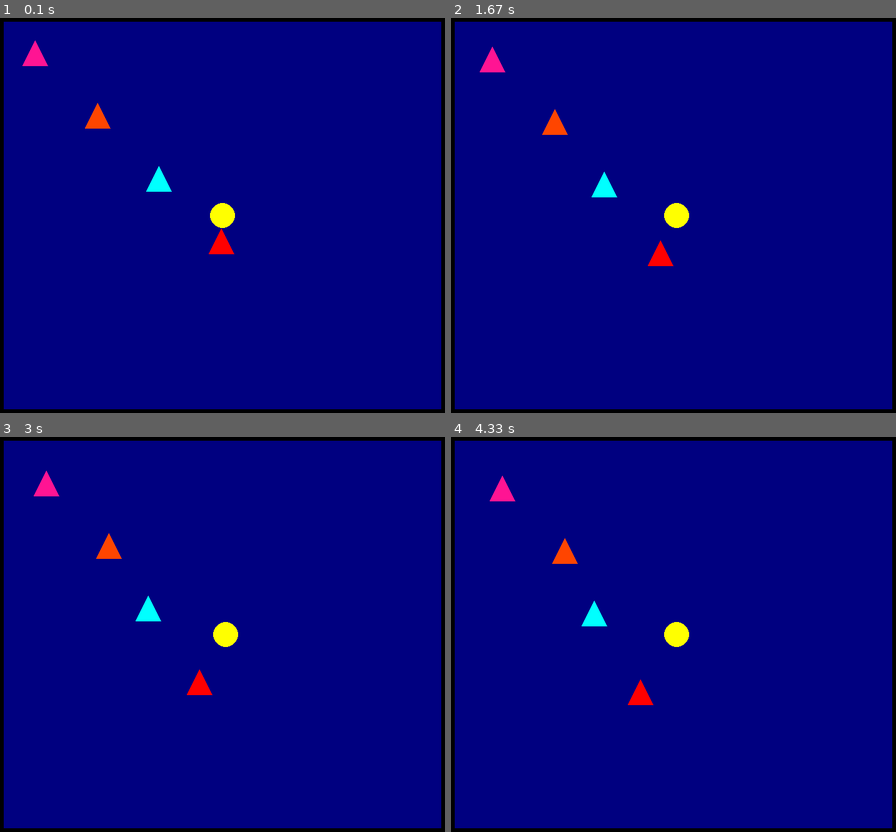
Above: before the commit, frames 1-4 (two rows, left to right).
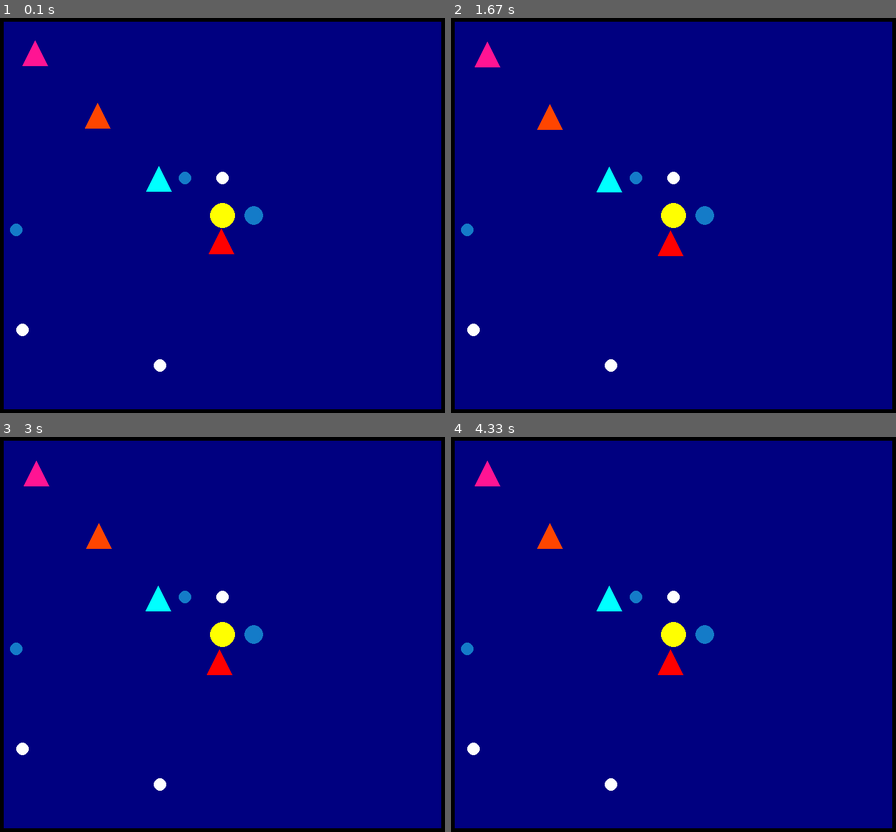
Above: after the commit, the same moments.

Repository: deinol18/pacmanJeff
Game: pygame game, started from prueba 2.py
Same seed, same stepped clock (60 frames per second), same inputs: the game is played once before the commit and once after it.
Inputs:
- Up to frame 1 (0.1 s): no input
- Up to frame 2 (1.67 s): hold M 0.33-0.8 s; hold Right 0.33-0.8 s
- Up to frame 3 (3 s): no input
- Up to frame 4 (4.33 s): no input

The runs differ from the first frame. In frame 1, 0.5% of the frame differs, in the area x 2-60%, y 38-90%; in frame 2, 1.5%; in frame 3, 1.9%; in frame 4, 2.1%, in the area x 2-60%, y 6-90%.

Commit message:
colisiones fantasmas, comidas, poder eliminar fantasmas, mapeo matriz

Diff:
--- a/prueba 2.py
+++ b/prueba 2.py
@@ -1,11 +1,19 @@
 import pygame
 import random
+import math
 
 ANCHO_VENTANA = 800
 ALTO_VENTANA = 720
 
+objetos_negros = [(0, 0, 800, 50), (0, 670, 800, 50), (0, 0, 50, 720), (750, 0, 50, 720)]
+
+
+
+bola = None
+
+
 pygame.init()
-matriz = [[0] * 36 for _ in range(40)]
+matriz = [[0] * 40 for _ in range(36)]
 
 class Bola:
     def __init__(self, ventana, x, y, radio, velocidad):
@@ -14,9 +22,11 @@
         self.y = ALTO_VENTANA // 2
         self.radio = radio
         self.velocidad = velocidad
-
+        self.gameover = False
+        self.comiendo = False
 
     def mover(self, teclas, objetos_negros):
+        global pastillas, fantasmas
         x_siguiente = self.x
         y_siguiente = self.y
 
@@ -33,6 +43,39 @@
             if self.colisiona_con_objeto(x_siguiente, y_siguiente, objeto):
                 return
 
+        fantasmas_muertos = []
+
+        for i , fantasma in enumerate(fantasmas):
+            if not bola.comiendo:
+                if self.colisiona_con_objeto(x_siguiente, y_siguiente, (fantasma.x, fantasma.y, 10, 10,)):
+                    self.gameover = True
+            else:
+                if self.colisiona_con_objeto(x_siguiente, y_siguiente, (fantasma.x, fantasma.y, 10, 10,)):
+                    fantasmas_muertos.append(i)
+
+        fantasmas_vivos = []
+
+        for i , fantasma in enumerate(fantasmas):
+            if not i in fantasmas_muertos:
+                fantasmas_vivos.append(fantasma)
+
+        fantasmas = fantasmas_vivos
+
+        pastillas_aborrar = []
+
+        for i , pastilla in enumerate(pastillas):
+            if self.colisiona_con_objeto(x_siguiente, y_siguiente, (pastilla.x, pastilla.y, 20, 20,)):
+                self.comiendo = True
+                pastillas_aborrar.append(i)
+
+        pastillas_sobro = []
+
+        for i , pastilla in enumerate(pastillas):
+            if not i in pastillas_aborrar:
+                pastillas_sobro.append(pastilla)
+
+        pastillas = pastillas_sobro
+
         self.x = x_siguiente
         self.y = y_siguiente
 
@@ -56,9 +99,24 @@
         self.color = color
 
 
+    def colisiona_con_objeto(self, x, y, objeto):
+        return (
+            x + 20 > objeto[0] and
+            x - 20 < objeto[0] + objeto[2] and
+            y + 20 > objeto[1] and
+            y - 20 < objeto[1] + objeto[3])
+
     def mover_continuamente(self):
-        self.x += self.direccion_x * self.velocidad
-        self.y += self.direccion_y * self.velocidad
+
+        x_siguiente = self.x + self.direccion_x * self.velocidad
+        y_siguiente = self.y + self.direccion_y * self.velocidad
+        for objeto in objetos_negros:
+            if self.colisiona_con_objeto(x_siguiente, y_siguiente, objeto):
+                self.direccion_x, self.direccion_y = random.choice([-1, 1]), random.choice([-1, 1])
+                return
+
+        self.x = x_siguiente
+        self.y = y_siguiente
 
         if self.x < 0 or self.x > self.ANCHO_VENTANA:
             self.direccion_x = -self.direccion_x
@@ -66,35 +124,100 @@
             self.direccion_y = -self.direccion_y
 
 fantasmas = [
-    Fantasma(x=100, y=100, velocidad=0.1, ANCHO_VENTANA=ANCHO_VENTANA, ALTO_VENTANA=ALTO_VENTANA, color=(255, 20, 147)),  # Rosa
-    Fantasma(x=200, y=200, velocidad=0.1, ANCHO_VENTANA=ANCHO_VENTANA, ALTO_VENTANA=ALTO_VENTANA, color=(255, 69, 0)),  # Naranja
-    Fantasma(x=300, y=300, velocidad=0.1, ANCHO_VENTANA=ANCHO_VENTANA, ALTO_VENTANA=ALTO_VENTANA, color=(0, 255, 255)),  # Cian
-    Fantasma(x=400, y=400, velocidad=0.2, ANCHO_VENTANA=ANCHO_VENTANA, ALTO_VENTANA=ALTO_VENTANA, color=(255, 0, 0))]  # Rojo
+    Fantasma(x=100, y=100, velocidad=0.1, ANCHO_VENTANA=ANCHO_VENTANA, ALTO_VENTANA=ALTO_VENTANA, color=(255, 20, 147)),    # Rosa
+    Fantasma(x=200, y=200, velocidad=0.1, ANCHO_VENTANA=ANCHO_VENTANA, ALTO_VENTANA=ALTO_VENTANA, color=(255, 69, 0)),      # Naranja
+    Fantasma(x=300, y=300, velocidad=0.1, ANCHO_VENTANA=ANCHO_VENTANA, ALTO_VENTANA=ALTO_VENTANA, color=(0, 255, 255)),     # Cian
+    Fantasma(x=400, y=400, velocidad=0.2, ANCHO_VENTANA=ANCHO_VENTANA, ALTO_VENTANA=ALTO_VENTANA, color=(255, 0, 0))]       # Rojo
+
+
+class Item:
+
+    def __init__(self, x, y, radio):
+        self.x = x
+        self.y = y
+        self.radio = radio
+
+
+class Fruta(Item):
+
+    def __init__(self, x, y, radio):
+        Item.__init__(self,x,y, radio)
+
+class Alimento(Item):
+
+    def __init__(self, x, y, radio):
+        Item.__init__(self,x,y, radio)
+
+class Pastilla(Item):
+
+    def __init__(self, x, y, radio):
+        Item.__init__(self,x,y, radio)
+
+alimentos = []
+
+pastillas = [Pastilla(x=400, y=300, radio=10), Pastilla(300, 600, radio=10), Pastilla(80, 543, radio=10)]
+
+frutas = [Pastilla(x=450, y=360, radio=15), Pastilla(340, 300, radio=10), Pastilla(70, 383, radio=10)]
 
 class Juego:
     def __init__(self, ancho, alto):
         self.ancho = ancho
         self.alto = alto
         self.ventana = pygame.display.set_mode((ancho, alto))
-        pygame.display.set_caption("Mueve la bola")
-        self.imprimir_una_vez = True  # Variable para imprimir una sola vez
-        self.tecla_m_presionada = False  # Variable para rastrear el estado de la tecla M
+        pygame.display.set_caption("PAC-MAN")
+        self.tecla_m_presionada = False
 
     def imprimir_matriz(self):
-        # Aquí debes definir la lógica para imprimir la matriz
-        # Por ejemplo, puedes iterar sobre la matriz y mostrar sus valores en la consola
-        if self.imprimir_una_vez:
-            for fila in range(40):
-                for columna in range(36):
+        for fila in range(36):
+            for columna in range(40):
+                if matriz[fila][columna] == 0:
+                    print(" ", end= " ")
+                else:
                     print(matriz[fila][columna], end=" ")
-                print()
-            self.imprimir_una_vez = False  # Restablecer la variable
+            print()
+
+    def act_mat(self):
+        global fantasmas, matriz, alimentos, pastillas, frutas, objetos_negros
+
+        for fila in range(36):
+            for columna in range(40):
+                matriz[fila][columna] = 0
+
+        x_matriz = (int(bola.y) // 20)
+        y_matriz = (int(bola.x) // 20)
+        matriz[x_matriz][y_matriz] = 8
+
+
+        for ghost in fantasmas:
+            x_matriz = (int(ghost.y) // 20)
+            y_matriz = (int(ghost.x) // 20)
+            matriz[x_matriz][y_matriz] = 9
+        for ali in alimentos:
+            x_matriz = int(ali.y // 20)
+            y_matriz = int(ali.x // 20)
+            matriz[x_matriz][y_matriz] = 1
+        for pelota in pastillas:
+            x_matriz = int(pelota.y // 20)
+            y_matriz = int(pelota.x // 20)
+            matriz[x_matriz][y_matriz] = 2
+        for cereza in frutas:
+            x_matriz = int(cereza.y // 20)
+            y_matriz = int(cereza.x // 20)
+            matriz[x_matriz][y_matriz] = 3
+        for bloque in objetos_negros:
+            x_matriz = int(bloque[1] // 20)
+            y_matriz = int(bloque[0] // 20)
+            matriz[x_matriz][y_matriz] = 0
+
 
 
     def ejecutar(self):
-        objetos_negros = [(0, 0, 800, 50), (0, 670, 800, 50), (0, 0, 50, 720), (750, 0, 50, 720)]
-
-        bola = Bola(self.ventana, 20, self.alto - 20, 20, 0.2)
+
+        global objetos_negros, bola, pastillas, frutas
+
+        bola = Bola(self.ventana, 20, self.alto - 40, 20, 0.2)
+
+        pausa = False
 
         while True:
             for evento in pygame.event.get():
@@ -105,29 +228,50 @@
             teclas = pygame.key.get_pressed()
 
             if teclas[pygame.K_m] and not self.tecla_m_presionada:
-                self.imprimir_matriz()
+                if not pausa:
+                    self.imprimir_matriz()
                 print(f"Posición de la bola: ({int(bola.x/20)}, {int(bola.y/20)})")
                 self.tecla_m_presionada = True
+                pausa = not pausa
             elif not teclas[pygame.K_m]:
                 self.tecla_m_presionada = False
 
-            bola.mover(teclas, objetos_negros)
-
-            self.ventana.fill((0, 0, 128))
-
-            # Dibujar objetos negros
-            for objeto in objetos_negros:
-                pygame.draw.rect(self.ventana, (0, 0, 0), objeto)
-
-            bola.dibujar()
-
-            for fantasma in fantasmas:
-                fantasma.mover_continuamente()
-
-            for fantasma in fantasmas:
-                pygame.draw.polygon(self.ventana, fantasma.color, [(fantasma.x, fantasma.y - 20), (fantasma.x - 20, fantasma.y + 20), (fantasma.x + 20, fantasma.y + 20)])
+
+            if not pausa:
+                if not bola.gameover:
+                    bola.mover(teclas, objetos_negros)
+
+                if bola.gameover:
+                    pausa = True
+                else:
+
+
+                    self.ventana.fill((0, 0, 128))
+
+
+                    # Dibujar objetos negros
+                    for objeto in objetos_negros:
+                        pygame.draw.rect(self.ventana, (0, 0, 0), objeto)
+
+                    bola.dibujar()
+
+                    for fantasma in fantasmas:
+                        fantasma.mover_continuamente()
+
+                    for fantasma in fantasmas:
+                        pygame.draw.polygon(self.ventana, fantasma.color, [(fantasma.x, fantasma.y - 20), (fantasma.x - 20, fantasma.y + 20), (fantasma.x + 20, fantasma.y + 20)])
+
+                    for pastilla in pastillas:
+                        pygame.draw.circle(self.ventana, (255, 255, 255), (int(pastilla.x), int(pastilla.y)), pastilla.radio)
+
+                    for fruta in frutas:
+                        pygame.draw.circle(self.ventana, (20, 123, 200), (int(fruta.x), int(fruta.y)), fruta.radio)
+
+                    self.act_mat()
 
             pygame.display.update()
+
+
 
 if __name__ == "__main__":
     juego = Juego(800, 720)
